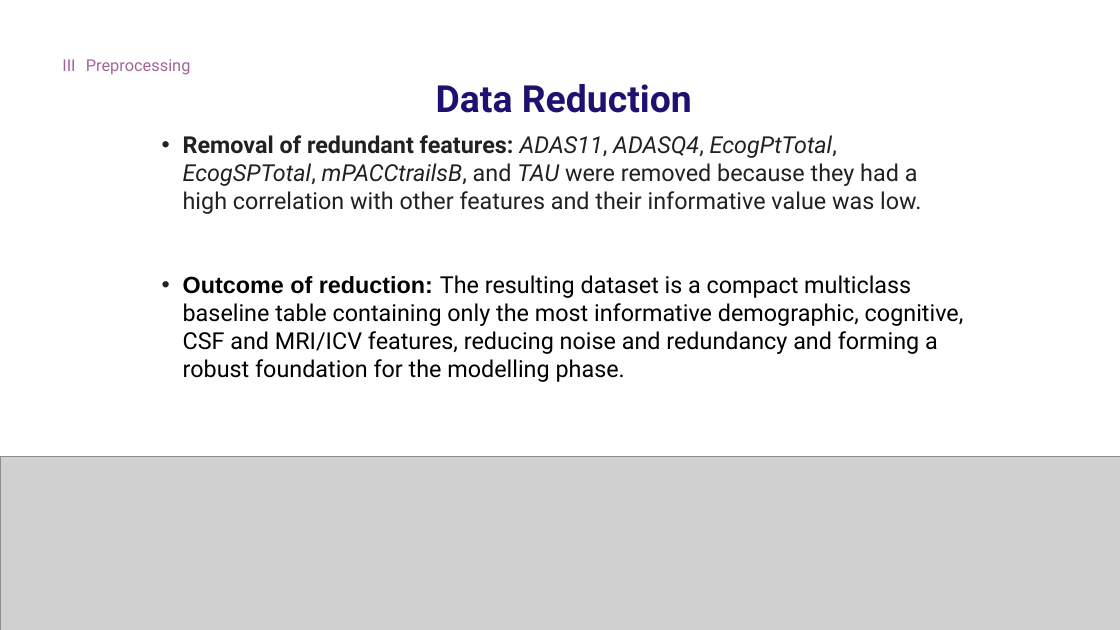
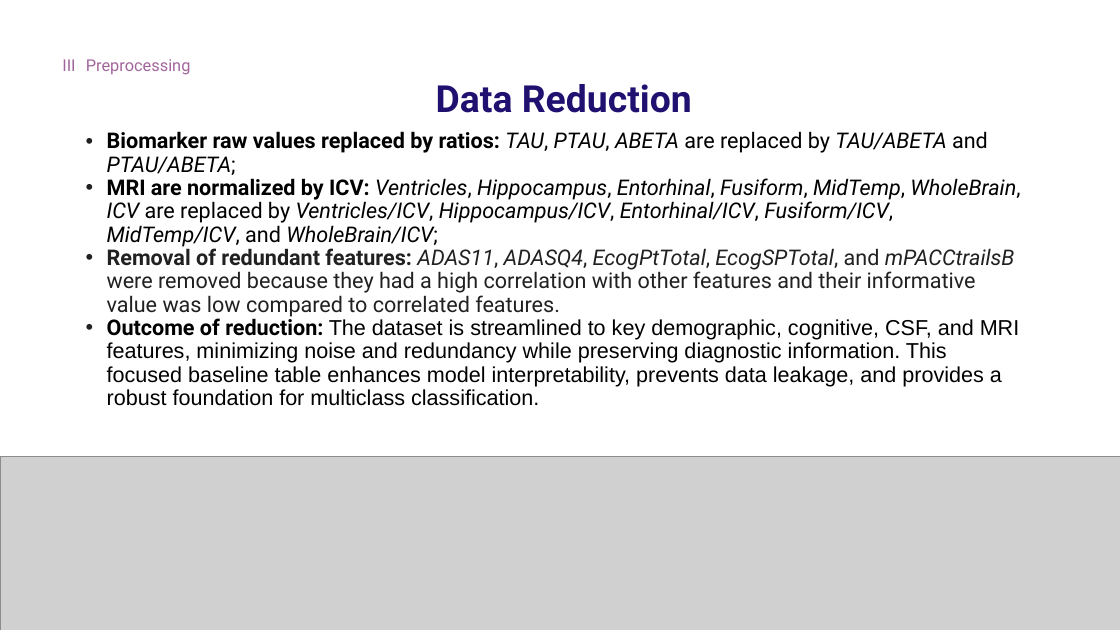
Before and after one commit to Tenshin000/CogniPredictAD, a slide deck: slide 17 of Presentation.pptx (slide 16 before the commit). Drawn at 1120x630 pixels with LibreOffice and Linux fonts; fonts in the diff are those of the drawing; grey boxes stand for pictures. Boxes give left, top, right and bottom in pixels: in the first picture for what was removed or moved away, otherwise in the second. Text is boxed around its words. In the diff, an @@ line names an element or a change of style, - is before the commit and + after.

```diff
--- a/Presentation.pptx
+++ b/Presentation.pptx
@@ text at <box>107,131,1020,406</box>: text changed; size 20 to 18.5 pt @@
-• Removal of redundant features: ADAS11, ADASQ4, EcogPtTotal, EcogSPTotal, mPACCtrailsB, and TAU were removed because they had a high correlation with other features and their informative value was low.
-• Outcome of reduction: The resulting dataset is a compact multiclass baseline table containing only the most informative demographic, cognitive, CSF and MRI/ICV features, reducing noise and redundancy and forming a robust foundation for the modelling phase.
+• Biomarker raw values replaced by ratios: TAU, PTAU, ABETA are replaced by TAU/ABETA and PTAU/ABETA;
+• MRI are normalized by ICV: Ventricles, Hippocampus, Entorhinal, Fusiform, MidTemp, WholeBrain, ICV are replaced by Ventricles/ICV, Hippocampus/ICV, Entorhinal/ICV, Fusiform/ICV, MidTemp/ICV, and WholeBrain/ICV;
+• Removal of redundant features: ADAS11, ADASQ4, EcogPtTotal, EcogSPTotal, and mPACCtrailsB were removed because they had a high correlation with other features and their informative value was low compared to correlated features.
+• Outcome of reduction: The dataset is streamlined to key demographic, cognitive, CSF, and MRI features, minimizing noise and redundancy while preserving diagnostic information. This focused baseline table enhances model interpretability, prevents data leakage, and provides a robust foundation for multiclass classification.
```
Also in this commit, not shown: 6 other slides changed, 2 slides added, 17 other files.
